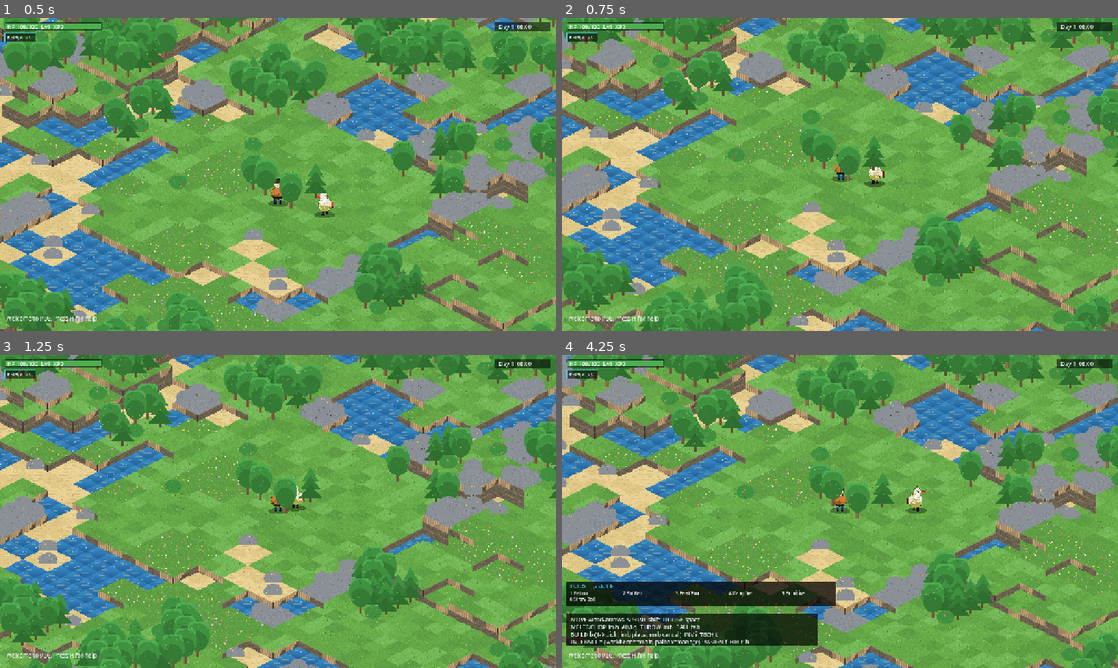
Above: before the commit, frames 1-4 (two rows, left to right).
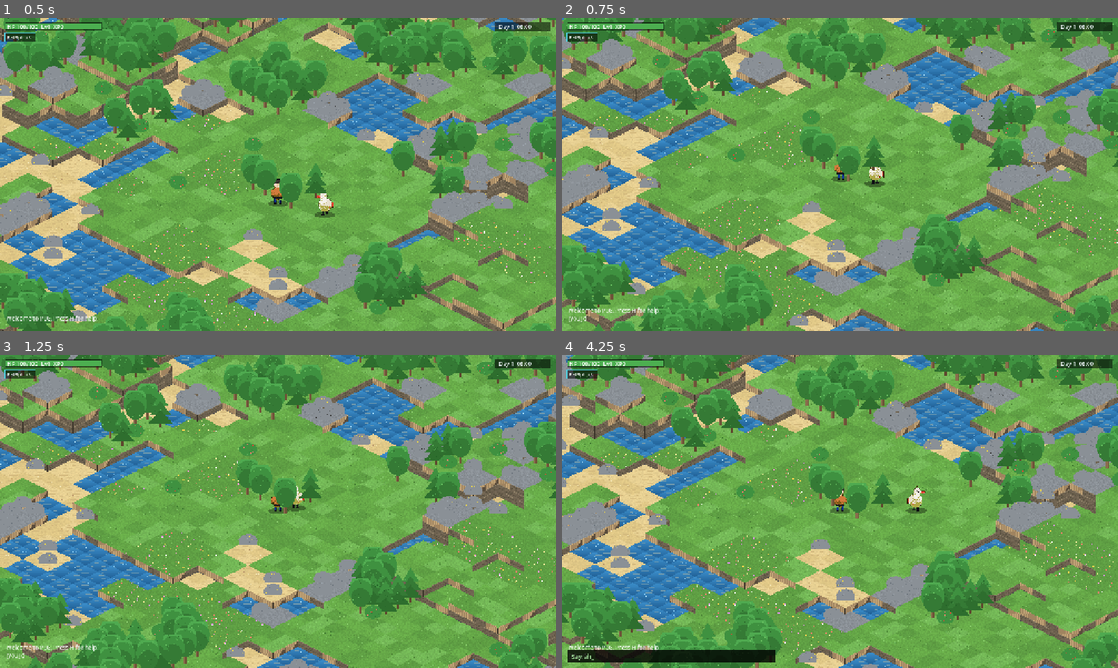
Above: after the commit, the same moments.

Repository: biggameking/PLG
Game: Godot game, scene res://scenes/main.tscn
Same seed, same stepped clock (60 frames per second), same inputs: the game is played once before the commit and once after it.
Inputs (mouse positions are in pixels of both pictures, inside the frame that each line leads up to):
- Up to frame 1 (0.5 s): no input
- Up to frame 2 (0.75 s): tap Enter at 0.5, 0.6 s; move the mouse to (962, 158) at 0.52 s; hold D (move_right) from 0.53 s (still down); click (962, 158) at 0.67 s
- Up to frame 3 (1.25 s): keep holding D (move_right); tap Keypad Enter at 0.8 s
- Up to frame 4 (4.25 s): release D (move_right) at 1.25 s; drag from (728, 527) to (812, 574) at 1.27 s; move the mouse to (895, 442) at 2.02 s; hold D (move_right) 2.03-2.75 s; tap Backspace at 2.1, 3.8 s; tap Enter at 2.3 s; drag from (812, 574) to (673, 464) at 2.77 s; move the mouse to (1006, 558) at 3.52 s; hold A (move_left) from 3.53 s (still down); hold B (build) from 3.53 s (still down); tap H (help) at 4.15 s

Frame 1 is identical in both runs. In frame 2, 0.3% of the frame differs, in the area x 1-18%, y 92-98%; in frame 3, 0.3%; in frame 4, 10%, in the area x 0-50%, y 72-99%.

Commit message:
audit round 16: chat send UI (Enter opens input, was dead RPC before)
The chat RPC existed but nothing could send it. Enter (with a net peer
connected) now opens a chat line at the bottom: type, Enter sends via
net.chat, Esc cancels, Backspace edits. Input is captured while the
chat panel is open so keys don't leak into gameplay.

Co-Authored-By: Devin AI <158243242+devin-ai-integration[bot]@users.noreply.github.com>

Diff:
--- a/src/hud.gd
+++ b/src/hud.gd
@@ -7,6 +7,7 @@
 var show_help := false
 var build_sel := -1
 var click_rects := []   # [{rect, act, arg}]
+var chat_buf := ""
 
 func _ready() -> void:
 	set_anchors_preset(Control.PRESET_FULL_RECT)
@@ -16,6 +17,24 @@
 	queue_redraw()
 
 func _unhandled_input(event: InputEvent) -> void:
+	# chat input mode (net only)
+	if game.panel == "chat" and event is InputEventKey and event.pressed:
+		if event.keycode == KEY_ENTER or event.keycode == KEY_KP_ENTER:
+			if chat_buf.strip_edges() != "" and game.net:
+				game.net.rpc("chat", chat_buf)
+				game.log_msg("[you] " + chat_buf)
+			chat_buf = ""; game.panel = ""
+		elif event.keycode == KEY_ESCAPE:
+			chat_buf = ""; game.panel = ""
+		elif event.keycode == KEY_BACKSPACE:
+			chat_buf = chat_buf.left(-1)
+		elif event.unicode >= 32 and event.unicode < 127:
+			chat_buf += char(event.unicode)
+		get_viewport().set_input_as_handled()
+		return
+	if event is InputEventKey and event.pressed and event.keycode == KEY_ENTER 		and game.panel == "" and game.net and multiplayer.multiplayer_peer != null:
+		game.panel = "chat"; chat_buf = ""
+		return
 	if event.is_action_pressed("help"):
 		show_help = not show_help
 		return
@@ -198,12 +217,15 @@
 			draw_inv(r)
 		"palbox":
 			draw_palbox(r)
+		"chat":
+			draw_chat(r)
 	if show_help:
 		var lines := [
 			"MOVE wasd/arrows  SPRINT shift  DODGE space",
 			"MELEE/CHOP lmb  AIM q  THROW lmb  BALL tab",
 			"BUILD b (1-9 pick, lmb place, rmb cancel)  INV i  TECH t",
 			"INTERACT e (workbench=craft, palbox=manage)  ASSIGN f  HELP h",
+			"DEMOLISH x (under cursor)  RIDE r  PAL-SKILL g  STATUES u  CHAT enter (net)",
 		]
 		draw_rect(Rect2(10, r.y - 126, 580, 76), Color(0, 0, 0, 0.7))
 		for i in range(lines.size()):
@@ -363,6 +385,12 @@
 			else:
 				game.log_msg("Can't use " + k)
 
+func draw_chat(r: Vector2) -> void:
+	var rr := Rect2(12, r.y - 40, 480, 28)
+	draw_rect(rr, Color(0, 0, 0, 0.8))
+	draw_string(font, rr.position + Vector2(10, 19), "Say: " + chat_buf + "_",
+		HORIZONTAL_ALIGNMENT_LEFT, -1, 13, Color("#a8e6a1"))
+
 func passive_str(p: Pal) -> String:
 	var s := ""
 	for k in p.passives:
Not shown, changed: tools/smoke_out.txt
